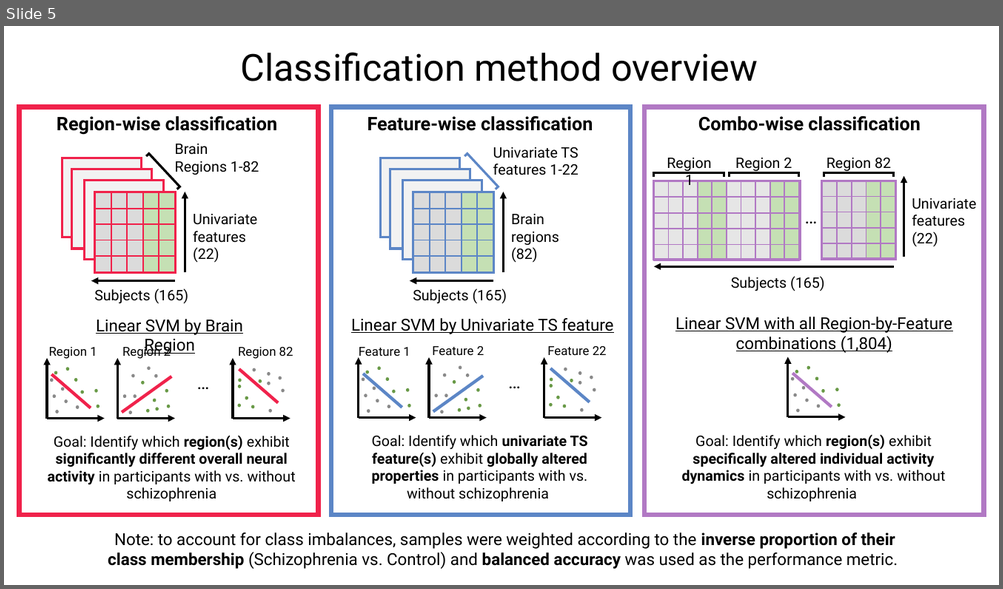
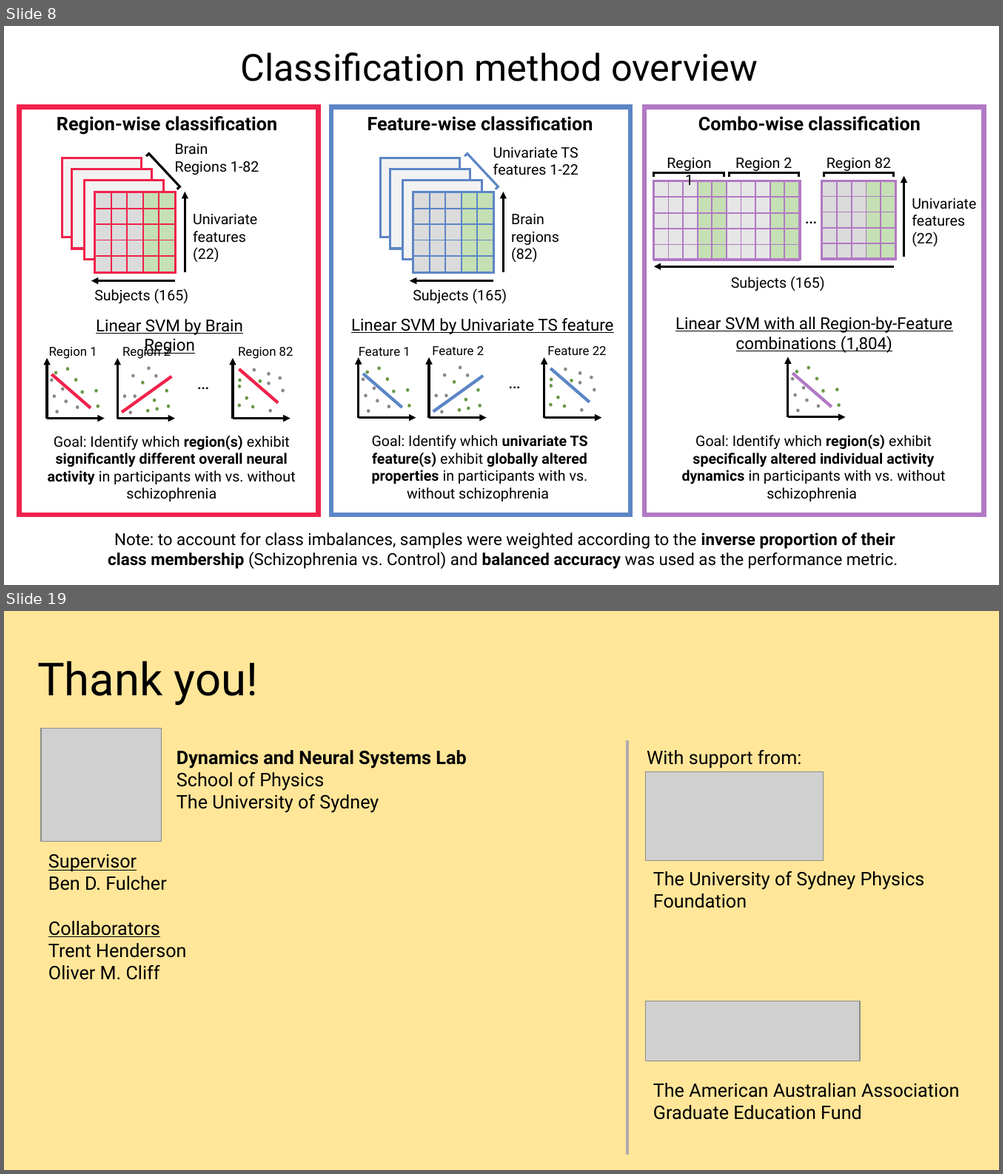
Before and after one commit to anniegbryant/CNS_2022, a slide deck: schizophrenia_classification_workshop/Workshop_Talk.pptx. Shown one above the other, each under a label of ours: slide 5 before the commit, slides 8 and 19 after it; the slides between them are not shown. The pictures are 1003x589 and 1003x1174 pixels, drawn with LibreOffice and Linux fonts; fonts in the diff are those of the drawing; grey boxes stand for pictures. Boxes give left, top, right and bottom in pixels: in the first picture for what was removed or moved away, otherwise in the second. Text is boxed around its words. In the diff, an @@ line names an element or a change of style, - is before the commit and + after.

```diff
--- a/schizophrenia_classification_workshop/Workshop_Talk.pptx
+++ b/schizophrenia_classification_workshop/Workshop_Talk.pptx
@@ slide 19 added at (x1=4, y1=611, x2=999, y2=1170), background #FFE699 @@
@@ title added at (x1=37, y1=661, x2=259, y2=705), 44 pt, text #000000 @@
+Thank you!
@@ picture added at (x1=41, y1=729, x2=162, y2=843) @@
@@ line added from (627, 741) to (627, 1155), #AFABAB 3 pt @@
@@ text added at (x1=176, y1=750, x2=466, y2=813), 18 pt, text #000000 @@
+Dynamics and Neural Systems Lab
+School of Physics
+The University of Sydney
@@ text added at (x1=646, y1=750, x2=802, y2=768), 18 pt, text #000000 @@
+With support from:
@@ picture added at (x1=646, y1=772, x2=823, y2=861) @@
@@ text added at (x1=48, y1=854, x2=187, y2=980), 18 pt, text #000000 @@
+Supervisor
+Ben D. Fulcher
+Collaborators
+Trent Henderson
+Oliver M. Cliff
@@ text added at (x1=653, y1=871, x2=925, y2=908), 18 pt, text #000000 @@
+The University of Sydney Physics Foundation
@@ picture added at (x1=646, y1=1001, x2=859, y2=1062) @@
@@ text added at (x1=653, y1=1083, x2=959, y2=1120), 18 pt, text #000000 @@
+The American Australian Association Graduate Education Fund
@@ what was slide 5 is now slide 8 @@
```
Also in this commit, not shown: 5 slides changed, 11 other slides added, 4 slides removed, 3 other files.
